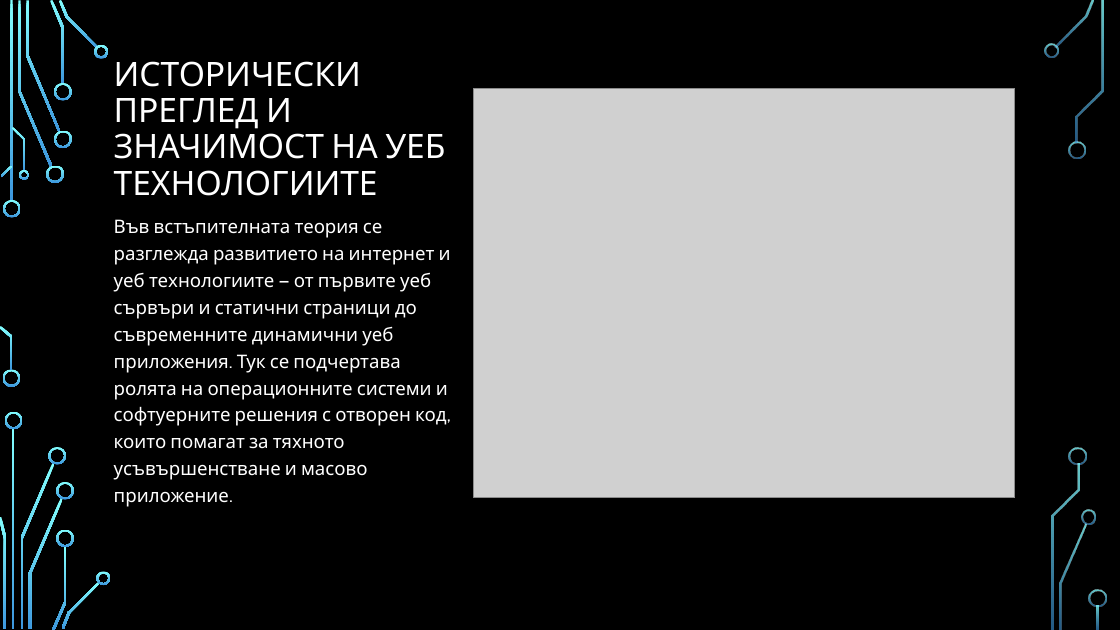
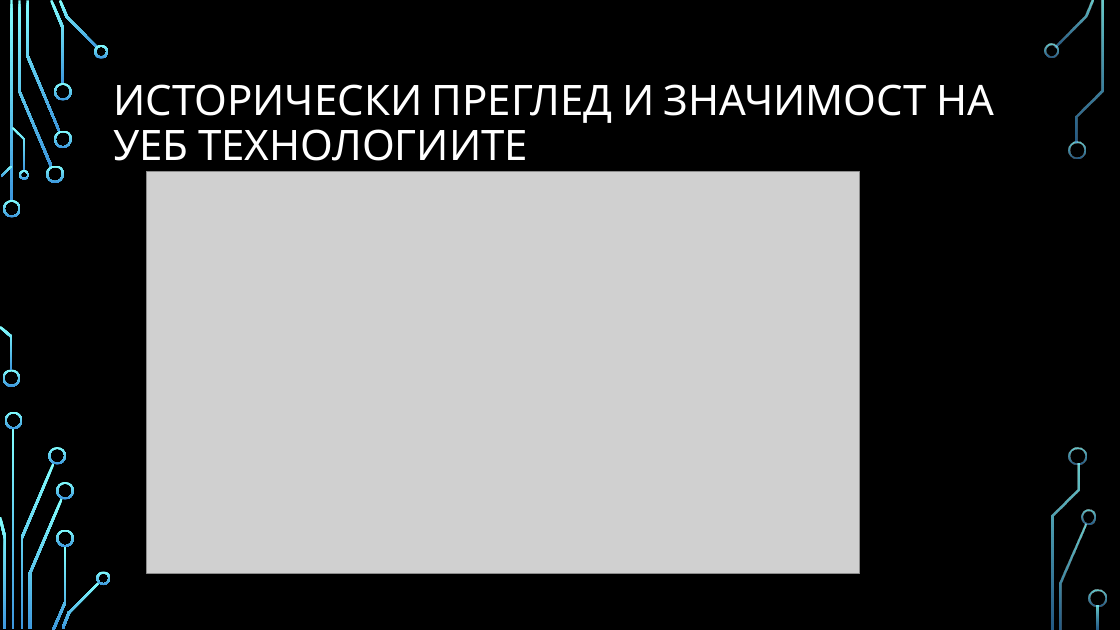
Before and after one commit to pgee-dzi2024/Theme_2508, a slide deck: slide 3 of dr/presentation.pptx. Drawn at 1120x630 pixels with LibreOffice and Linux fonts; fonts in the diff are those of the drawing; grey boxes stand for pictures; background and template pictures are left out. Boxes give left, top, right and bottom in pixels: in the first picture for what was removed or moved away, otherwise in the second. Text is boxed around its words. In the diff, an @@ line names an element or a change of style, - is before the commit and + after.

```diff
--- a/dr/presentation.pptx
+++ b/dr/presentation.pptx
@@ title "ИСТОРИЧЕСКИ ПРЕГЛЕД И ЗНАЧИМОСТ НА ..." at (x1=113, y1=84, x2=994, y2=172): size 28.8 to 36 pt; vertical alignment bottom to middle @@
@@ picture resized from (x1=474, y1=88, x2=1015, y2=497) to (x1=147, y1=171, x2=860, y2=574) @@
@@ text removed at (x1=114, y1=219, x2=451, y2=507) @@
-Във встъпителната теория се разглежда развитието на интернет и уеб технологиите — от първите уеб сървъри и статични страници до съвременните динамични уеб приложения. Тук се подчертава ролята на операционните системи и софтуерните решения с отворен код, които помагат за тяхното усъвършенстване и масово приложение.
```
Also in this commit, not shown: 6 other slides changed, 1 slide added, 1 slide removed, 3 other files.
